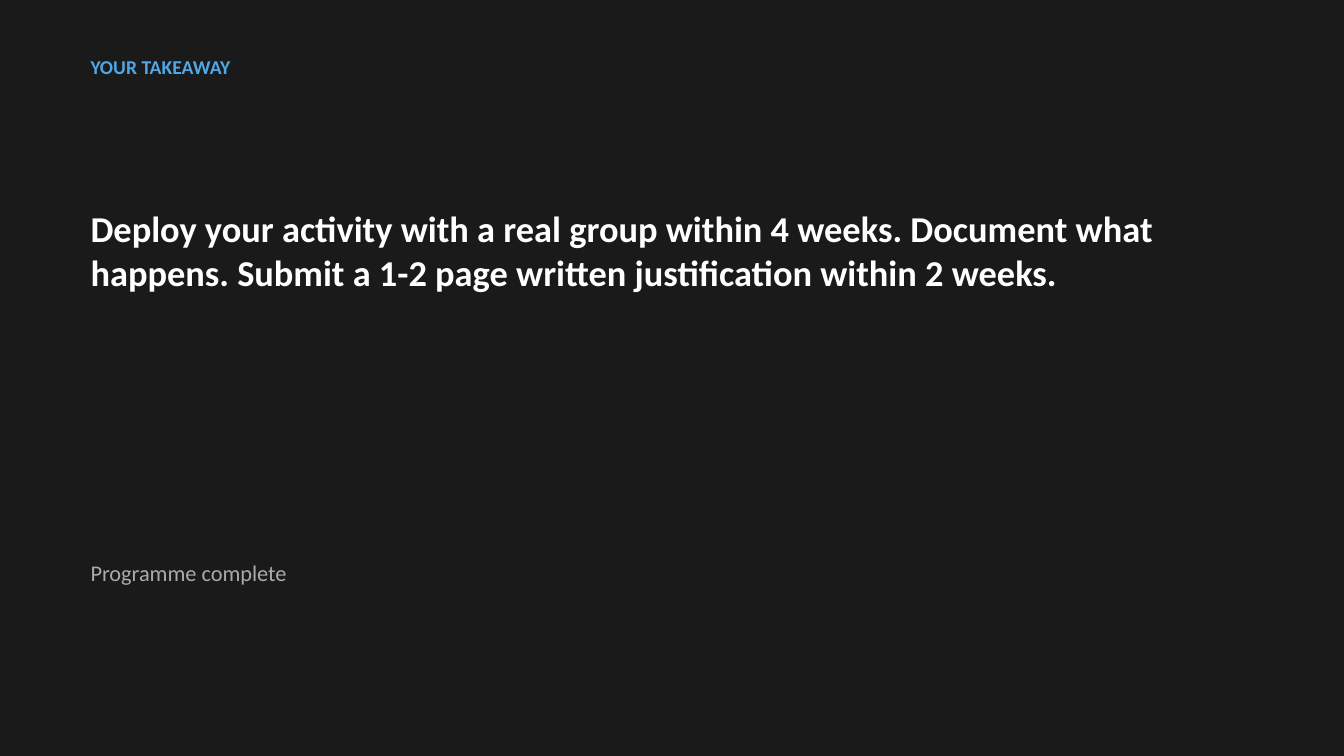
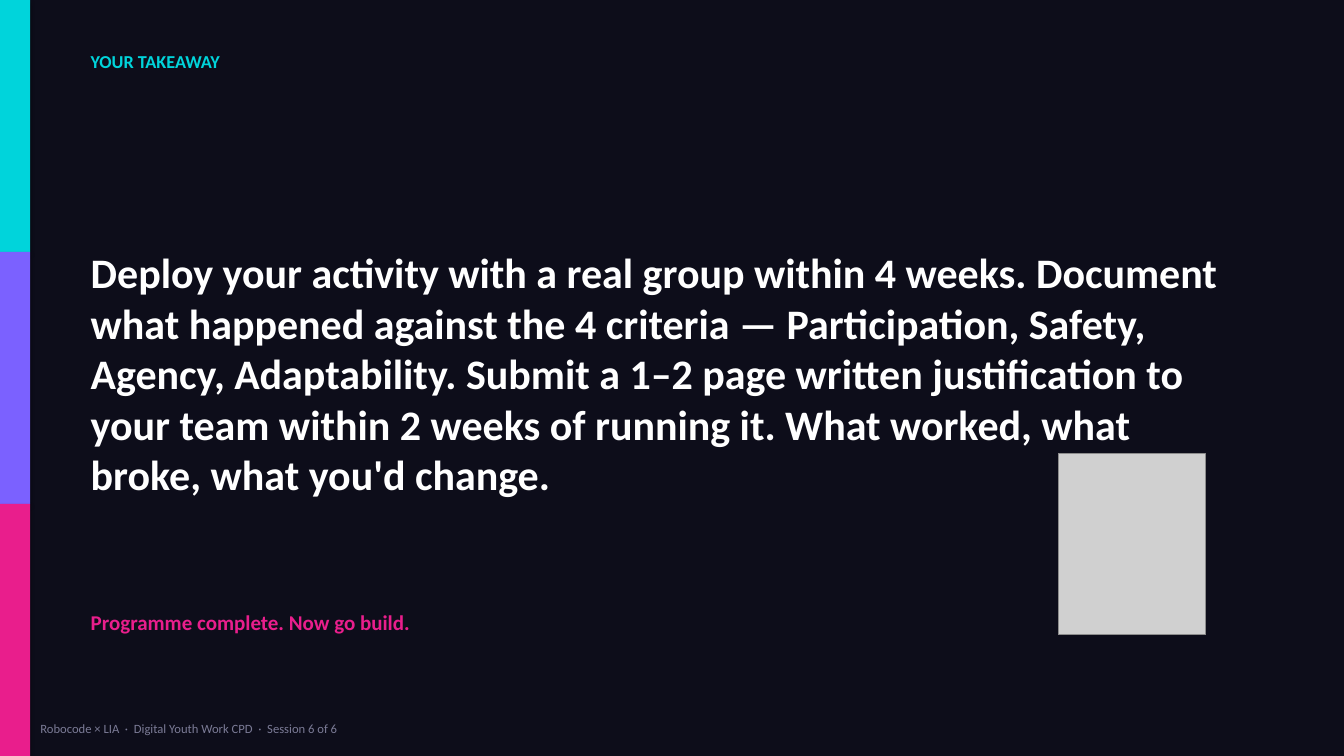
Before and after one commit to bh1ff/cpd-v2, a slide deck: slide 32 of assets/downloads/Session-6-Build-Something-Real.pptx (slide 18 before the commit). Drawn at 1344x756 pixels with LibreOffice and Linux fonts; fonts in the diff are those of the drawing; grey boxes stand for pictures. Boxes give left, top, right and bottom in pixels: in the first picture for what was removed or moved away, otherwise in the second. Text is boxed around its words. In the diff, an @@ line names an element or a change of style, - is before the commit and + after.

Commit message:
Session 6 rework: Build Something Real — build / test / iterate against 4 criteria
- 24 activities across D-A-K-D-C
- New LIA aim: leave with a working prototype to deploy with a real group in 4 weeks
- DISCOVER: Best Moment · Worst Moment · Quality Criteria Vote · Name a Good One · The Choose Test
- ACTIVITY: Define Your Group · Pick Your Tool · Build It (45 min strict) · One-Sentence Elevator · Self-Check · Readiness Stand-Up
- KEY IDEAS: Four criteria, three failures — Failure Mode Bingo · The 60-Second Rule · Whose Problem Are You Solving? · The Tool Dies Tomorrow Question
- DISCUSSION: Peer Test R1 · Iterate Fix One Thing · Peer Test R2 · Before vs After · The Critics' Circle
- CLOSING: Lightning Presentations · Programme Reflection · Final Takeaway · Deploy Date
- Opening Q: What does good digital youth work look like?
- Closing Q: If the tool changed tomorrow, what standards would still apply?
- Takeaway: deploy with real group within 4 weeks, write 1–2pp justification

```diff
--- a/assets/downloads/Session-6-Build-Something-Real.pptx
+++ b/assets/downloads/Session-6-Build-Something-Real.pptx
@@ background #1A1A1A to #0D0D1A @@
@@ rectangle added at (0, 0, 30, 252), fill #00D4DB @@
@@ text "YOUR TAKEAWAY" at (91, 56, 220, 68): size 14 to 13 pt, text colour #4EA8E6 to #00D4DB @@
@@ rectangle added at (0, 252, 30, 504), fill #7B61FF @@
@@ text at (91, 258, 1217, 497): text changed; size 26 to 30 pt @@
-Deploy your activity with a real group within 4 weeks. Document what happens. Submit a 1-2 page written justification within 2 weeks.
+Deploy your activity with a real group within 4 weeks. Document what happened against the 4 criteria — Participation, Safety, Agency, Adaptability. Submit a 1–2 page written justification to your team within 2 weeks of running it. What worked, what broke, what you'd change.
@@ picture added at (1059, 454, 1206, 635) @@
@@ rectangle added at (0, 504, 30, 756), fill #E91E8C @@
@@ text at (91, 615, 410, 634): text changed; size 16 to 15 pt; text colour #AAAAAA to #E91E8C; bold on @@
-Programme complete
+Programme complete. Now go build.
@@ text added at (40, 724, 337, 735), 9 pt, text #7B7B96 @@
+Robocode × LIA · Digital Youth Work CPD · Session 6 of 6
```
Also in this commit, not shown: 13 other slides changed, 18 slides added, 4 slides removed, 3 other files.
